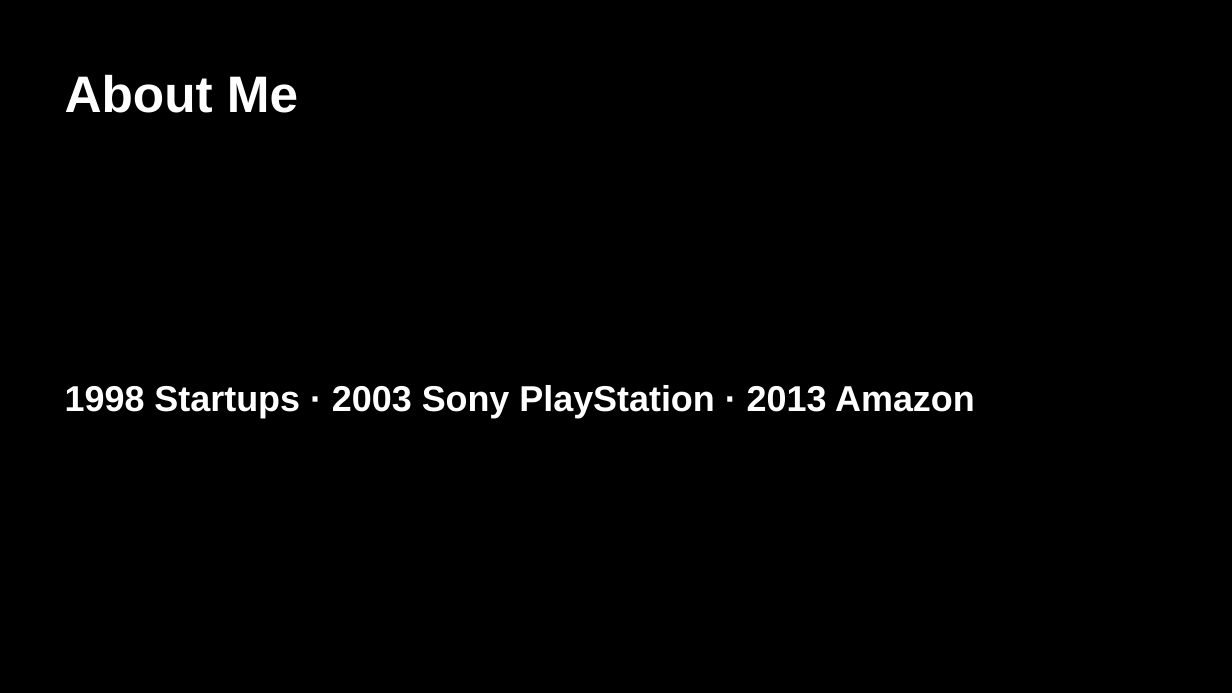
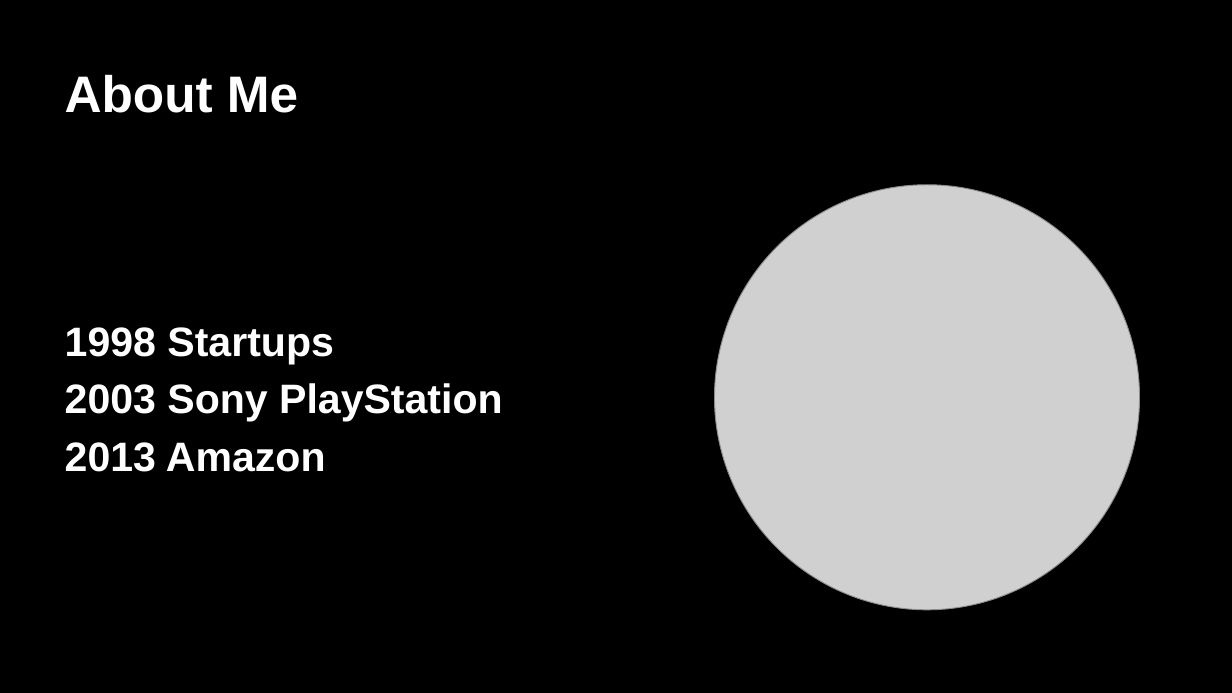
Before and after one commit to ivonnyssen/2026-0111, a slide deck: slide 3 of talk.pptx. Drawn at 1232x693 pixels with LibreOffice and Linux fonts; fonts in the diff are those of the drawing; grey boxes stand for pictures. Boxes give left, top, right and bottom in pixels: in the first picture for what was removed or moved away, otherwise in the second. Text is boxed around its words. In the diff, an @@ line names an element or a change of style, - is before the commit and + after.

```diff
--- a/talk.pptx
+++ b/talk.pptx
@@ picture added at [714, 185, 1140, 610] @@
@@ text at [65, 327, 503, 472]: text changed; size 28 to 32 pt @@
-1998 Startups · 2003 Sony PlayStation · 2013 Amazon
+1998 Startups
+2003 Sony PlayStation
+2013 Amazon
```
Also in this commit, not shown: 3 other slides changed, 1 slide added, 1 slide removed, 3 other files.
